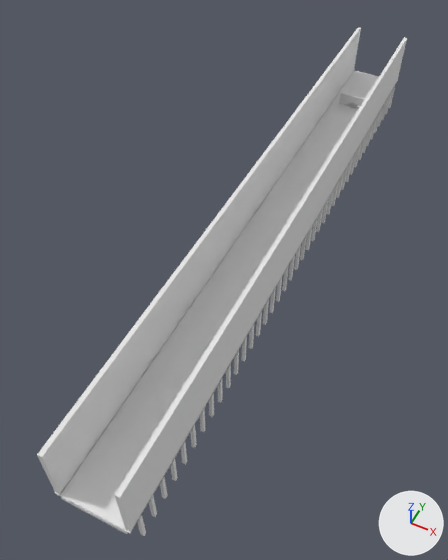
Before and after pictures for a commit that changed the OBJ model SimpleOpenGLTexturedLoader/SimpleOpenGLTexturedLoader/models/blender_imports.obj.
The view is the same before and after, from a camera (50 mm lens) standing at (39.9, -171.3, 109.0) and looking at (-7.0, -77.5, -8.3). The lights are fixed; the arrows at lower right show +X, +Y and +Z. Where no turn or scale is listed for an object, it has been applied to the vertices.

Before the edit, the objects in view are built like this:
```python
ob_13_bookshelfground = bpy.data.objects.new('13-BookshelfGround', me_13_bookshelfground)
ob_13_bookshelfground.location = (0.0, 0.0, 0.0)
ob_14_bookshelfborderleft = bpy.data.objects.new('14-BookshelfBorderLeft', me_14_bookshelfborderleft)
ob_14_bookshelfborderleft.location = (0.0, 0.0, 0.0)
ob_15_bookshelfborderright = bpy.data.objects.new('15-BookshelfBorderRight', me_15_bookshelfborderright)
ob_15_bookshelfborderright.location = (0.0, 0.0, 0.0)
ob_3_ground = bpy.data.objects.new('3-Ground', me_3_ground)
ob_3_ground.location = (0.0, 0.0, 0.0)
ob_4_leftborder = bpy.data.objects.new('4-LeftBorder', me_4_leftborder)
ob_4_leftborder.location = (0.0, 0.0, 0.0)
ob_5_rightborder = bpy.data.objects.new('5-RightBorder', me_5_rightborder)
ob_5_rightborder.location = (0.0, 0.0, 0.0)
ob_6_leftinvisiblewall = bpy.data.objects.new('6-LeftInvisibleWall', me_6_leftinvisiblewall)
ob_6_leftinvisiblewall.location = (0.0, 0.0, 0.0)
ob_7_rightinvisiblewall = bpy.data.objects.new('7-RightInvisibleWall', me_7_rightinvisiblewall)
ob_7_rightinvisiblewall.location = (0.0, 0.0, 0.0)
```
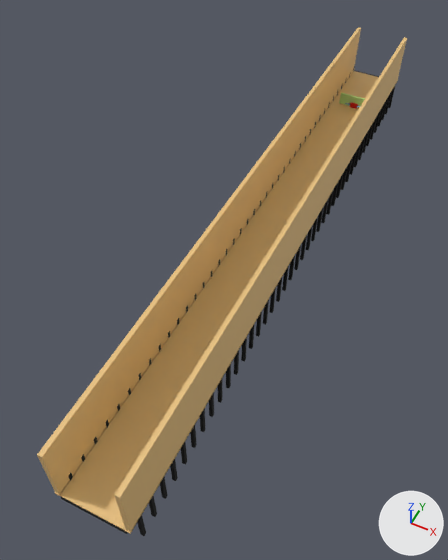
The change, as a list of edits to the scene's bpy script:
```text
Change mat_material_008:
    mat_material_008.base_color: (0.8, 0.8, 0.8) -> (0.0, 0.0, 0.0)  # white #e7e7e7 -> black #000000
Change mat_material:
    mat_material.base_color: (0.8, 0.8, 0.8) -> (0.8, 0.529, 0.208)  # white #e7e7e7 -> beige #e7c07e
```

Boxes (x1, y1, x2, y2) around the edits, measured in the pictures (448 x 560 px):
'3-Ground', recoloured: (60, 71, 379, 531) in both
'7-RightInvisibleWall', recoloured: (37, 27, 361, 495) in both
'6-LeftInvisibleWall', recoloured: (115, 37, 407, 532) in both
'15-BookshelfBorderRight', recoloured (white to black): (137, 86, 395, 536) in both
'14-BookshelfBorderLeft', recoloured: (68, 66, 355, 481) in both
'4-LeftBorder', recoloured: (125, 80, 398, 534) in both
'13-BookshelfGround', recoloured: (61, 71, 379, 534) in both
'5-RightBorder', recoloured: (55, 68, 355, 496) in both
